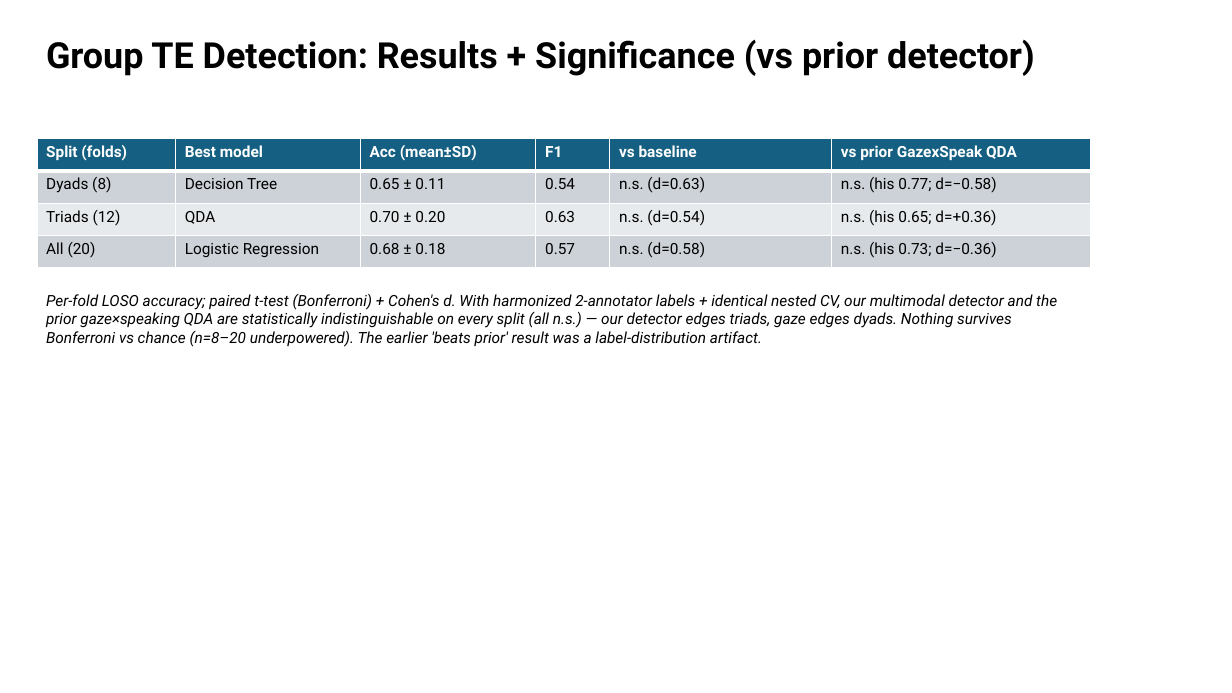
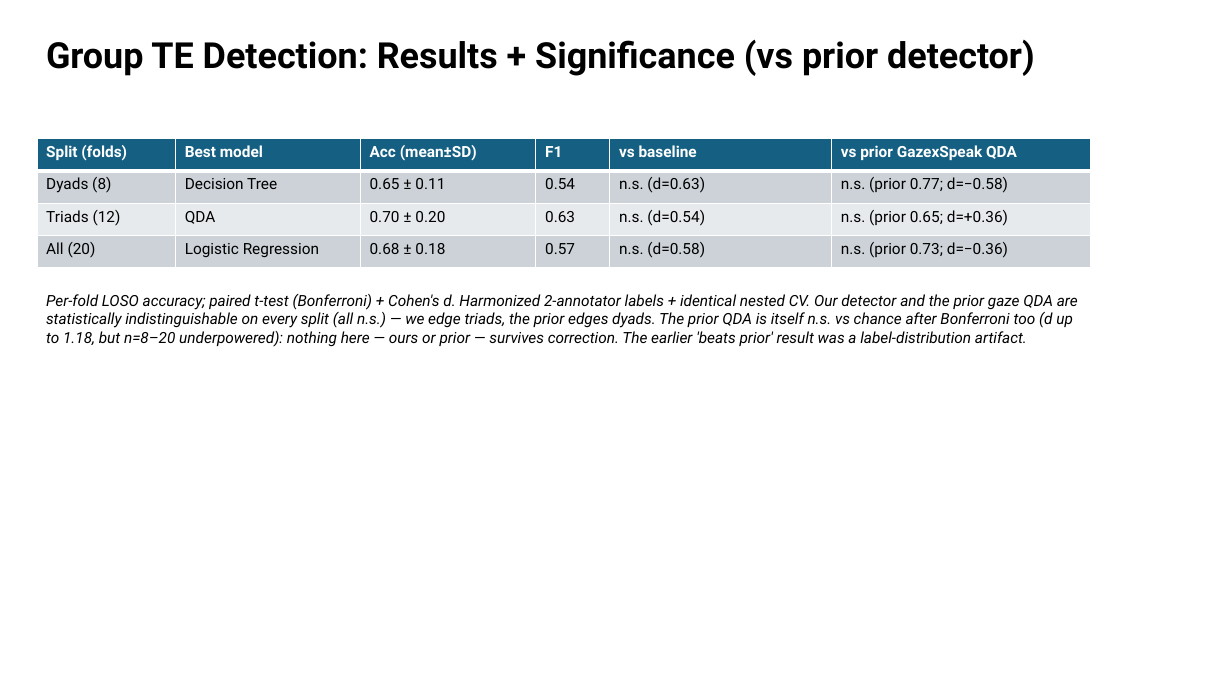
Before and after one commit to carlotes247/vilearn_ml, a slide deck: slide 14 of discover/2026_March_ViLearn_Planning.pptx. Drawn at 1232x693 pixels with LibreOffice and Linux fonts; fonts in the diff are those of the drawing. Boxes give left, top, right and bottom in pixels: in the first picture for what was removed or moved away, otherwise in the second. Text is boxed around its words. In the diff, an @@ line names an element or a change of style, - is before the commit and + after.

```diff
--- a/discover/2026_March_ViLearn_Planning.pptx
+++ b/discover/2026_March_ViLearn_Planning.pptx
@@ table at (37,139,1091,268) @@
-row 2, column 6: n.s. (his 0.77; d=−0.58)
+row 2, column 6: n.s. (prior 0.77; d=−0.58)
-row 3, column 6: n.s. (his 0.65; d=+0.36)
+row 3, column 6: n.s. (prior 0.65; d=+0.36)
-row 4, column 6: n.s. (his 0.73; d=−0.36)
+row 4, column 6: n.s. (prior 0.73; d=−0.36)
@@ text at (46,294,1078,347): text changed @@
-Per-fold LOSO accuracy; paired t-test (Bonferroni) + Cohen's d. With harmonized 2-annotator labels + identical nested CV, our multimodal detector and the prior gaze×speaking QDA are statistically indistinguishable on every split (all n.s.) — our detector edges triads, gaze edges dyads. Nothing survives Bonferroni vs chance (n=8–20 underpowered). The earlier 'beats prior' result was a label-distribution artifact.
+Per-fold LOSO accuracy; paired t-test (Bonferroni) + Cohen's d. Harmonized 2-annotator labels + identical nested CV. Our detector and the prior gaze QDA are statistically indistinguishable on every split (all n.s.) — we edge triads, the prior edges dyads. The prior QDA is itself n.s. vs chance after Bonferroni too (d up to 1.18, but n=8–20 underpowered): nothing here — ours or prior — survives correction. The earlier 'beats prior' result was a label-distribution artifact.
```
Also in this commit, not shown: 1 other file.
